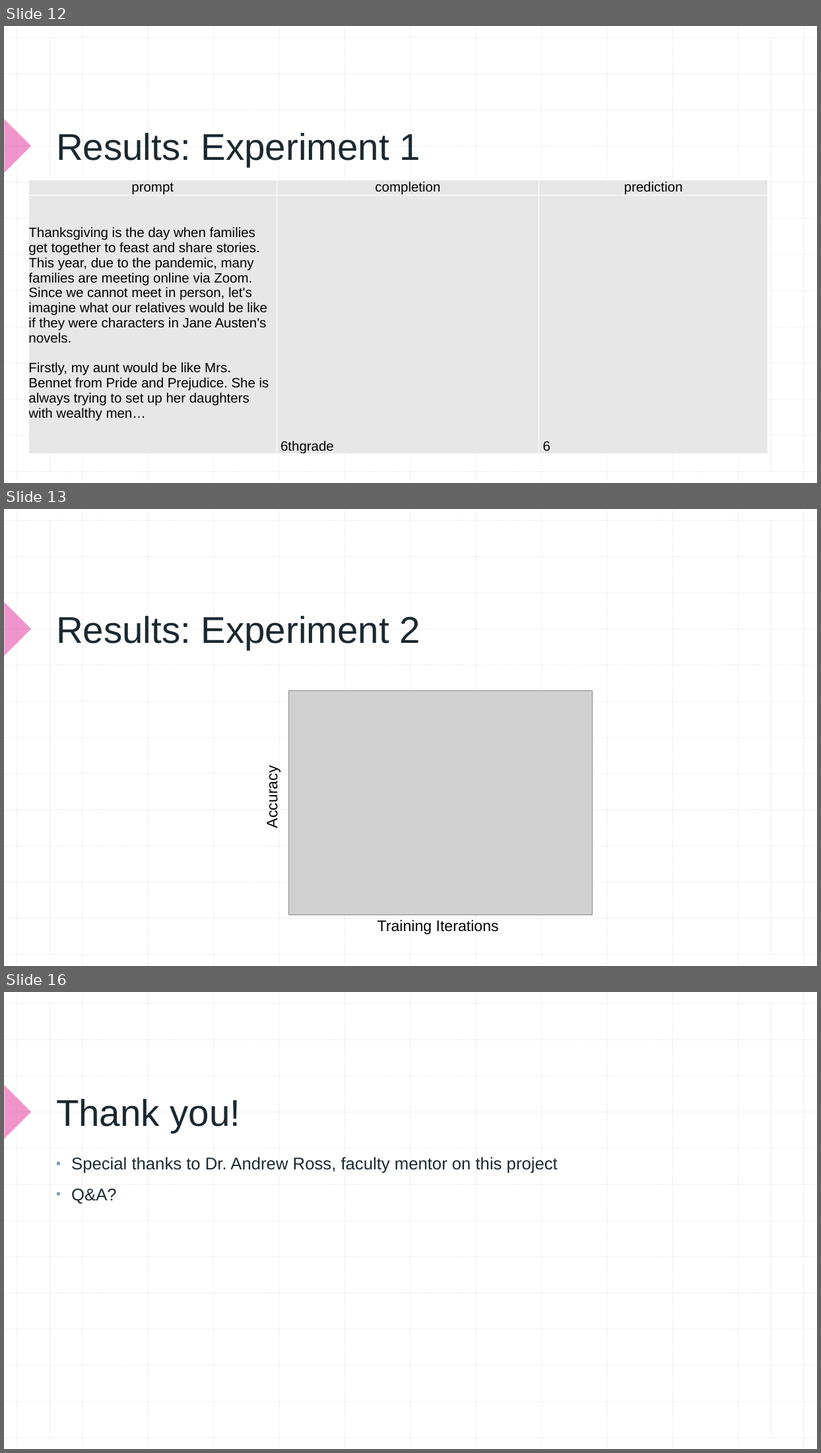
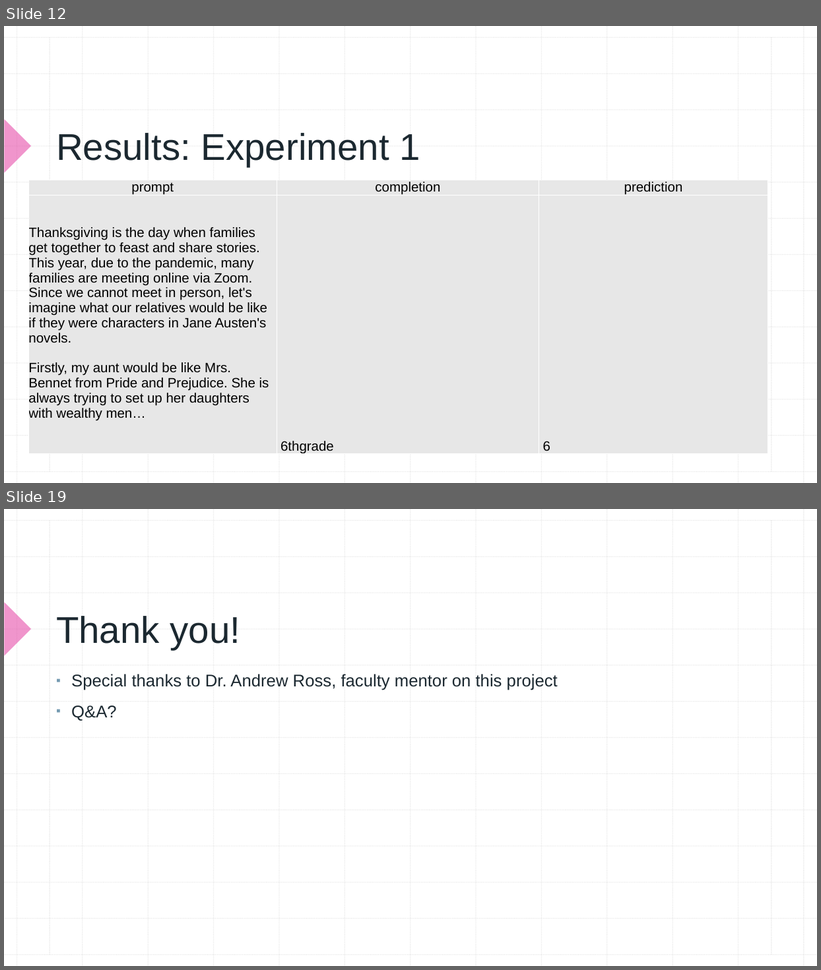
Before and after one commit to aaronomics/grad, a slide deck: AWEISS EMU GRC Presentation.pptx. Shown one above the other, each under a label of ours: slides 12, 13 and 16 before the commit, slides 12 and 19 after it; the slides between them are not shown. The pictures are 821x1453 and 821x970 pixels, drawn with LibreOffice and Linux fonts; fonts in the diff are those of the drawing; grey boxes stand for pictures. Boxes give left, top, right and bottom in pixels: in the first picture for what was removed or moved away, otherwise in the second. Text is boxed around its words. In the diff, an @@ line names an element or a change of style, - is before the commit and + after.

```diff
--- a/AWEISS EMU GRC Presentation.pptx
+++ b/AWEISS EMU GRC Presentation.pptx
@@ slide 13 removed at <box>4,509,817,966</box>, background #FFFFFF; not listed: 29 template elements that a slide beside it also shows @@
@@ title removed at <box>56,616,420,650</box> @@
-Results: Experiment 2
@@ picture removed at <box>289,691,593,916</box> @@
@@ text removed at <box>263,772,281,826</box> @@
-Accuracy
@@ text removed at <box>378,920,499,935</box> @@
-Training Iterations
@@ what was slide 16 is now slide 19 @@
```
Also in this commit, not shown: 7 slides changed, 5 slides added, 1 other slide removed, 5 other files.
